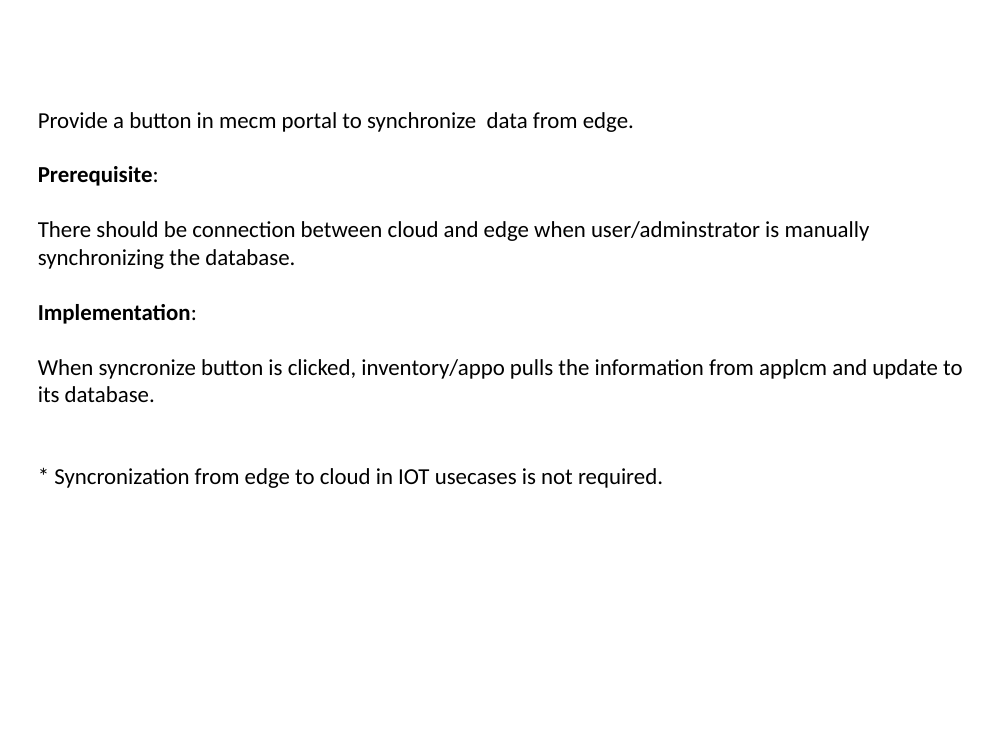
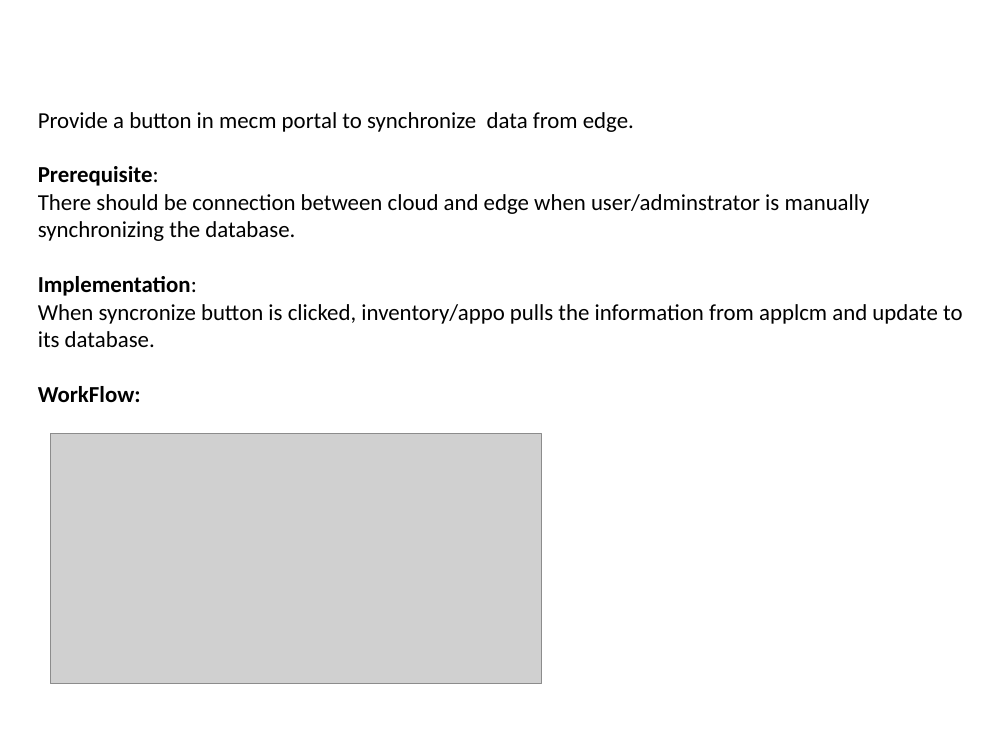
Before and after one commit to EdgeGallery/community, a slide deck: slide 8 of MECM PT/Release V1.1/Edge Autonomous Portal.pptx. Drawn at 1008x756 pixels with LibreOffice and Linux fonts; fonts in the diff are those of the drawing; grey boxes stand for pictures. Boxes give left, top, right and bottom in pixels: in the first picture for what was removed or moved away, otherwise in the second. Text is boxed around its words. In the diff, an @@ line names an element or a change of style, - is before the commit and + after.

Commit message:
Updating flow diagram for edge portal

```diff
--- a/MECM PT/Release V1.1/Edge Autonomous Portal.pptx
+++ b/MECM PT/Release V1.1/Edge Autonomous Portal.pptx
@@ text at (38, 386, 141, 402): text changed; bold on @@
-* Syncronization from edge to cloud in IOT usecases is not required.
+WorkFlow:
@@ picture added at (50, 434, 542, 684) @@
```
Also in this commit, not shown: 4 other slides changed.
